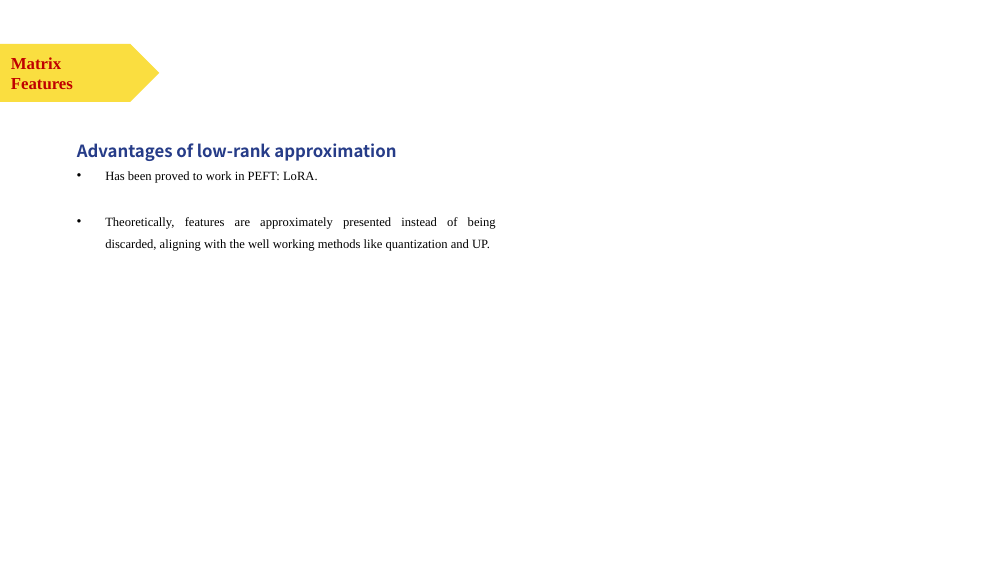
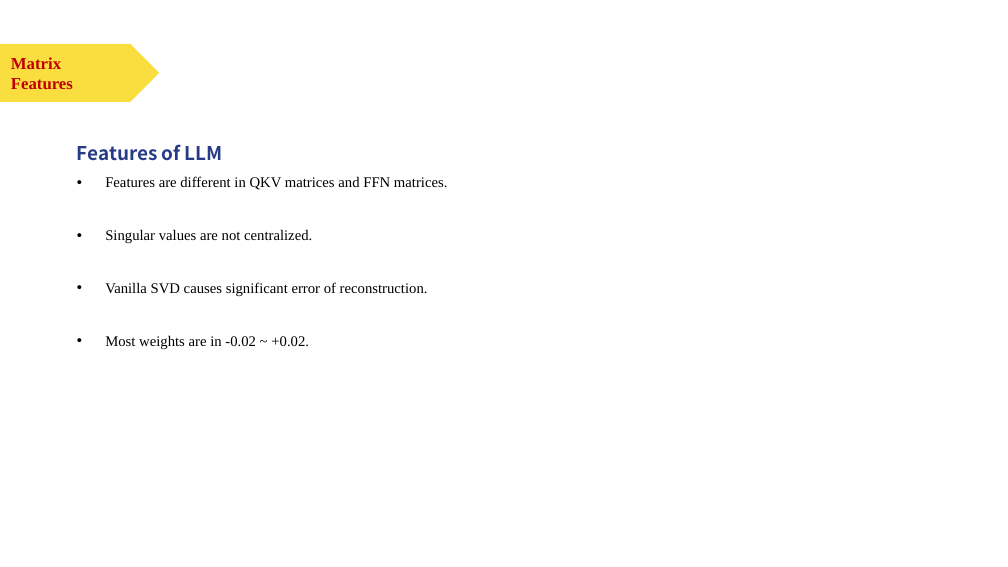
Before and after one commit to polarispw/MSBD5014-IP, a slide deck: slide 16 of docs/Matrix Factorization & LLM Compression.pptx. Drawn at 1008x567 pixels with LibreOffice and Linux fonts; fonts in the diff are those of the drawing. Boxes give left, top, right and bottom in pixels: in the first picture for what was removed or moved away, otherwise in the second. Text is boxed around its words. In the diff, an @@ line names an element or a change of style, - is before the commit and + after.

```diff
--- a/docs/Matrix Factorization & LLM Compression.pptx
+++ b/docs/Matrix Factorization & LLM Compression.pptx
@@ text at box(77, 144, 447, 349): text changed; size 12 to 14 pt @@
-Advantages of low-rank approximation
-• Has been proved to work in PEFT: LoRA.
-• Theoretically, features are approximately presented instead of being discarded, aligning with the well working methods like quantization and UP.
+Features of LLM
+• Features are different in QKV matrices and FFN matrices.
+• Singular values are not centralized.
+• Vanilla SVD causes significant error of reconstruction.
+• Most weights are in -0.02 ~ +0.02.
```
Also in this commit, not shown: 3 other slides changed, 1 slide added, 23 other files.
